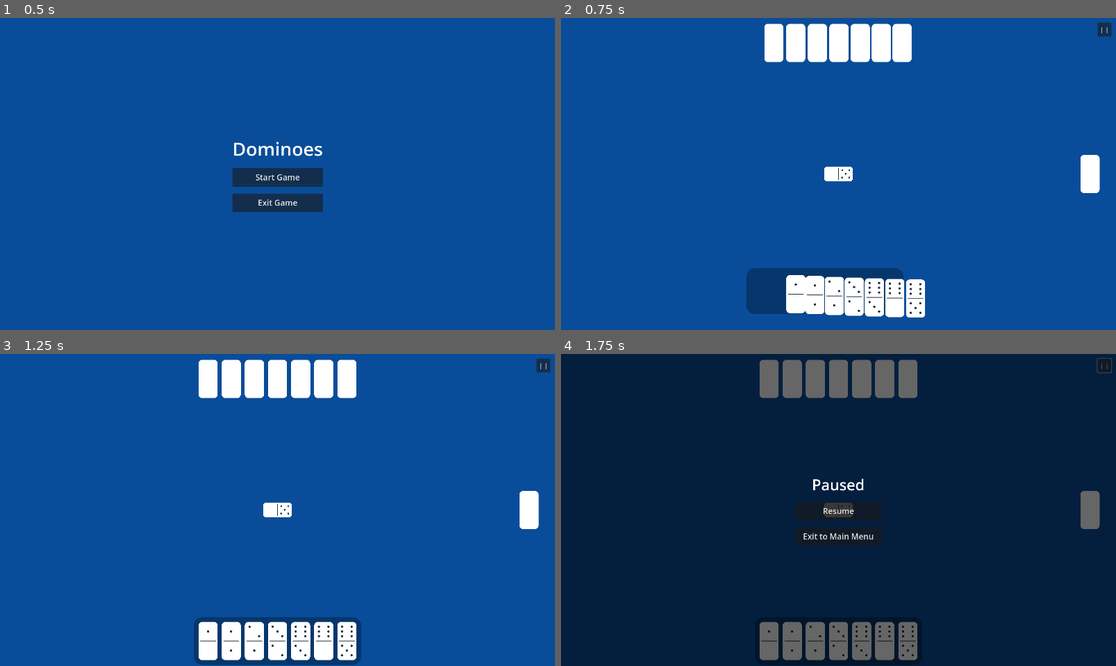
Above: before the commit, frames 1-4 (two rows, left to right).
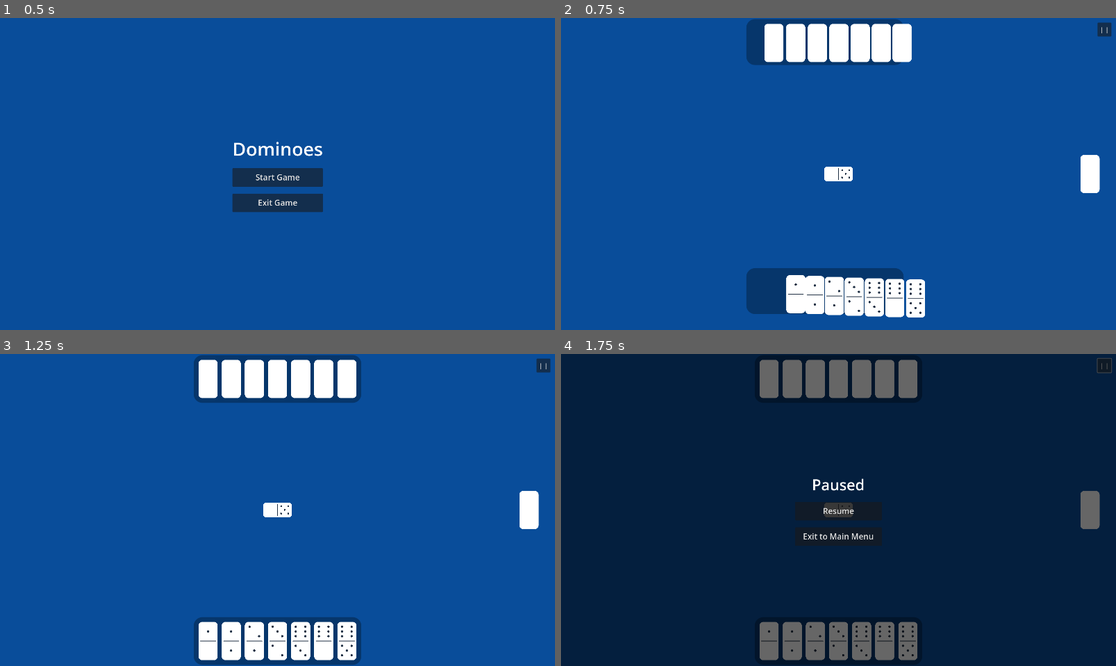
Above: after the commit, the same moments.

Repository: lenny015/capstone-game
Game: Godot game, scene res://scenes/main_menu.tscn
The game is run twice, just before and just after one commit, with the same random seed, the same clock (stepped at 60 frames per second) and the same inputs.
Inputs:
- Up to frame 1 (0.5 s): no input
- Up to frame 2 (0.75 s): click "Start Game" at 0.5 s
- Up to frame 3 (1.25 s): no input
- Up to frame 4 (1.75 s): click "| |" at 1.25 s

Frame 1 is identical in both runs. In frame 2, 1.4% of the frame differs, in the area x 33-62%, y 0-16%; in frame 3, 1.6%, in the area x 34-66%, y 0-16%; in frame 4, less than 0.1%.

Commit message:
Add opponent hand background

Diff:
--- a/scenes/game_board.tscn
+++ b/scenes/game_board.tscn
@@ -50,6 +50,13 @@
 
 [node name="OpponentHand" type="Node2D" parent="."]
 script = ExtResource("5_opphand")
+
+[node name="OpponentHandBackground" type="Panel" parent="OpponentHand"]
+z_index = -1
+z_as_relative = false
+offset_right = 40.0
+offset_bottom = 40.0
+theme_override_styles/panel = SubResource("StyleBoxFlat_cmh4g")
 
 [node name="Boneyard" parent="." instance=ExtResource("3_mq2xb")]
 
--- a/scripts/opponent_hand.gd
+++ b/scripts/opponent_hand.gd
@@ -2,10 +2,14 @@
 
 const DOMINO_SCENE_PATH = "res://scenes/domino.tscn"
 const DOMINO_WIDTH = 80
+const BG_PADDING_X = 50
+const BG_HEIGHT = 165
 
 var opponent_hand = []
 var center_screen_x
 var hand_y_pos
+
+@onready var hand_bg = $OpponentHandBackground
 
 func _ready():
 	center_screen_x = get_viewport().size.x / 2
@@ -53,3 +57,17 @@
 		var x = center_screen_x + i * DOMINO_WIDTH - total_width / 2.0
 		var tween = get_tree().create_tween()
 		tween.tween_property(opponent_hand[i], "position", Vector2(x, hand_y_pos), 0.2)
+	_update_background()
+
+func _update_background():
+	if opponent_hand.is_empty():
+		hand_bg.visible = false
+		return
+	hand_bg.visible = true
+	var total_width = (opponent_hand.size() - 1) * DOMINO_WIDTH + BG_PADDING_X * 2
+	var bg_x = center_screen_x - total_width / 2.0
+	var bg_y = hand_y_pos - BG_HEIGHT / 2.0
+	var tween = get_tree().create_tween()
+	tween.set_parallel(true)
+	tween.tween_property(hand_bg, "size", Vector2(total_width, BG_HEIGHT), 0.2)
+	tween.tween_property(hand_bg, "position", Vector2(bg_x, bg_y), 0.2)
